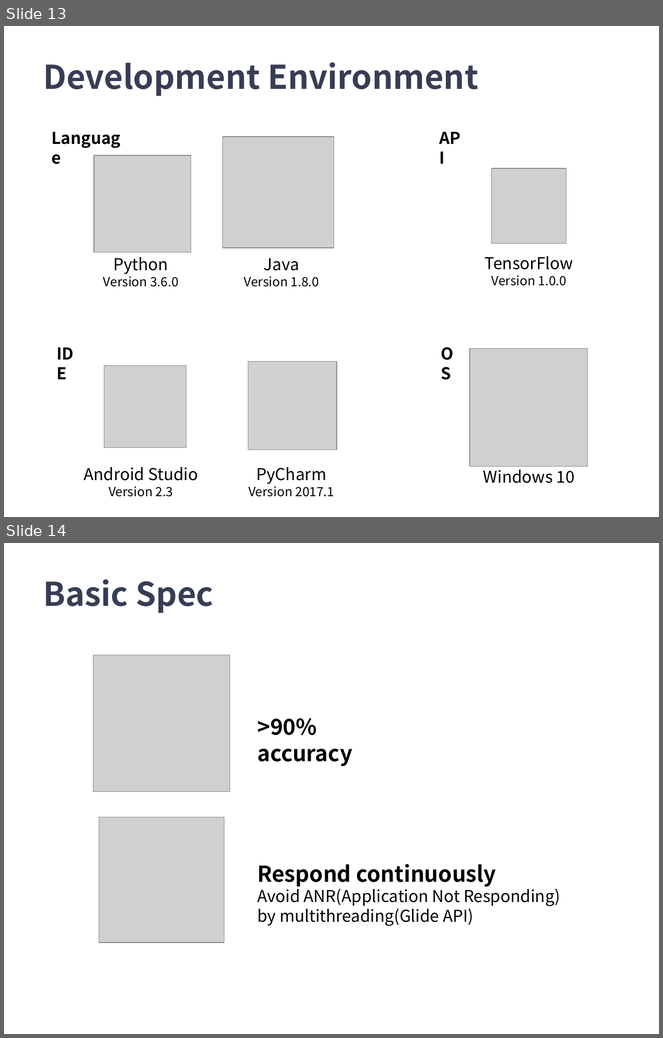
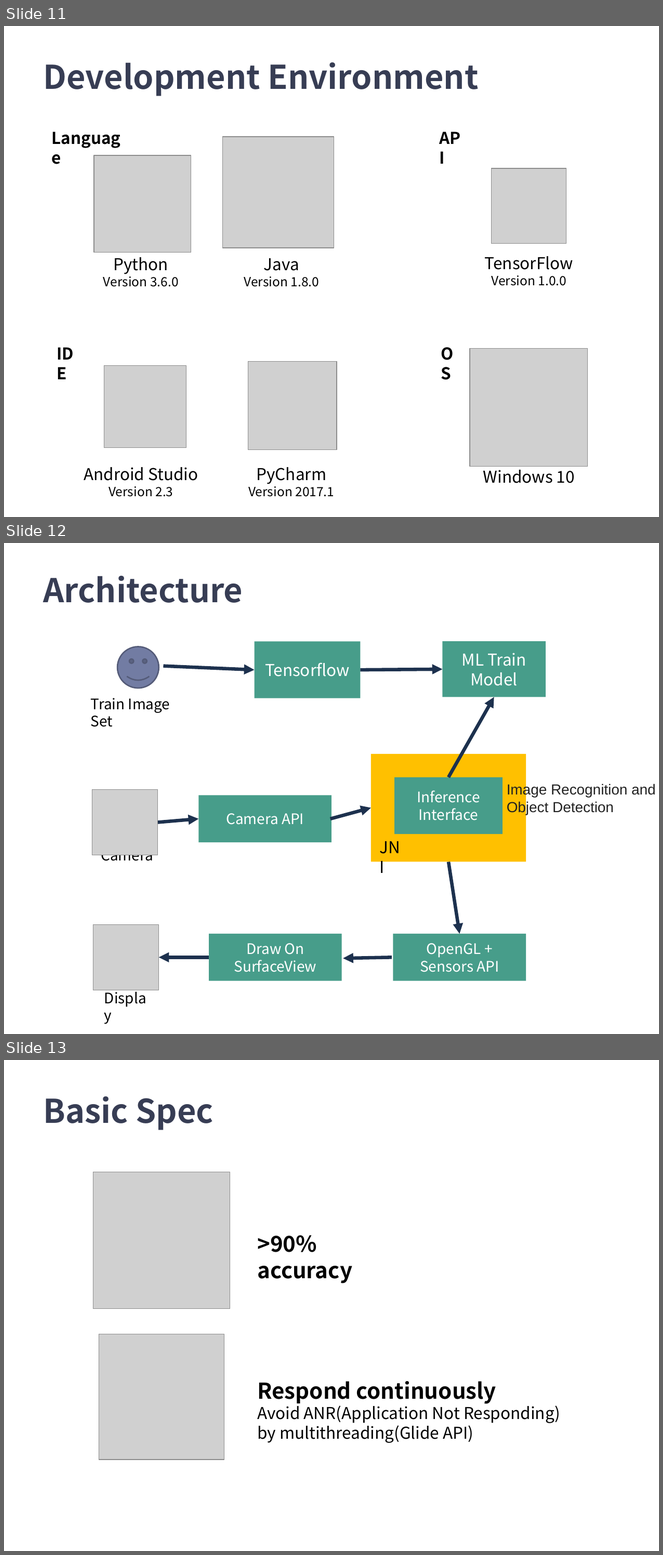
Before and after one commit to Jamjomjara/snu-artoon, a slide deck: artoon-spec.pptx. Shown one above the other, each under a label of ours: slides 13 and 14 before the commit, slides 11, 12 and 13 after it. The pictures are 663x1038 and 663x1555 pixels, drawn with LibreOffice and Linux fonts; fonts in the diff are those of the drawing; grey boxes stand for pictures. Boxes give left, top, right and bottom in pixels: in the first picture for what was removed or moved away, otherwise in the second. Text is boxed around its words. In the diff, an @@ line names an element or a change of style, - is before the commit and + after.

```diff
--- a/artoon-spec.pptx
+++ b/artoon-spec.pptx
@@ slide 12 added at bbox=[4, 543, 659, 1034], background #FFFFFF @@
@@ title added at bbox=[43, 576, 243, 603], 36 pt, text #373D54, bold @@
+Architecture
@@ smiley face added at bbox=[117, 646, 158, 688], fill #727CA3, outline #545C79 1.5 pt @@
@@ rectangle added at bbox=[254, 641, 360, 698], fill #479D8A, 18 pt, text #FFFFFF @@
+Tensorflow
@@ rectangle added at bbox=[442, 641, 546, 697], fill #479D8A, 18 pt, text #FFFFFF @@
+ML Train Model
@@ arrow added from (163, 666) to (254, 670), #1D314E 3.75 pt @@
@@ arrow added from (360, 670) to (442, 669), #1D314E 3.75 pt @@
@@ text added at bbox=[91, 698, 170, 727], 16 pt, text #000000 @@
+Train Image Set
@@ arrow added from (449, 778) to (494, 697), #1D314E 3.75 pt @@
@@ rectangle added at bbox=[371, 754, 526, 862], fill #FFC000 @@
@@ picture added at bbox=[92, 790, 158, 856] @@
@@ rectangle added at bbox=[395, 778, 503, 835], fill #479D8A, 16 pt, text #FFFFFF @@
+Inference Interface
@@ text added at bbox=[507, 784, 656, 815], 16 pt, text #222222 @@
+Image Recognition and Object Detection
@@ rectangle added at bbox=[198, 795, 332, 843], fill #479D8A, 16 pt, text #FFFFFF @@
+Camera API
@@ arrow added from (330, 819) to (371, 808), #1D314E 3.75 pt @@
@@ arrow added from (158, 823) to (198, 819), #1D314E 3.75 pt @@
@@ text added at bbox=[374, 835, 410, 861], 18 pt, text #000000 @@
+JNI
@@ text added at bbox=[101, 855, 153, 865], 16 pt, text #000000 @@
+Camera
@@ arrow added from (449, 862) to (460, 934), #1D314E 3.75 pt @@
@@ picture added at bbox=[93, 925, 158, 991] @@
@@ rectangle added at bbox=[209, 934, 342, 981], fill #479D8A, 16 pt, text #FFFFFF @@
+Draw On SurfaceView
@@ rectangle added at bbox=[393, 934, 526, 981], fill #479D8A, 16 pt, text #FFFFFF @@
+OpenGL + Sensors API
@@ arrow added from (209, 958) to (158, 958), #1D314E 3.75 pt @@
@@ arrow added from (392, 958) to (344, 958), #1D314E 3.75 pt @@
@@ text added at bbox=[98, 986, 158, 1010], 16 pt, text #000000 @@
+Display
@@ what was slide 13 is now slide 11 @@
@@ what was slide 14 is now slide 13 @@
```
Also in this commit, not shown: 2 slides removed.
